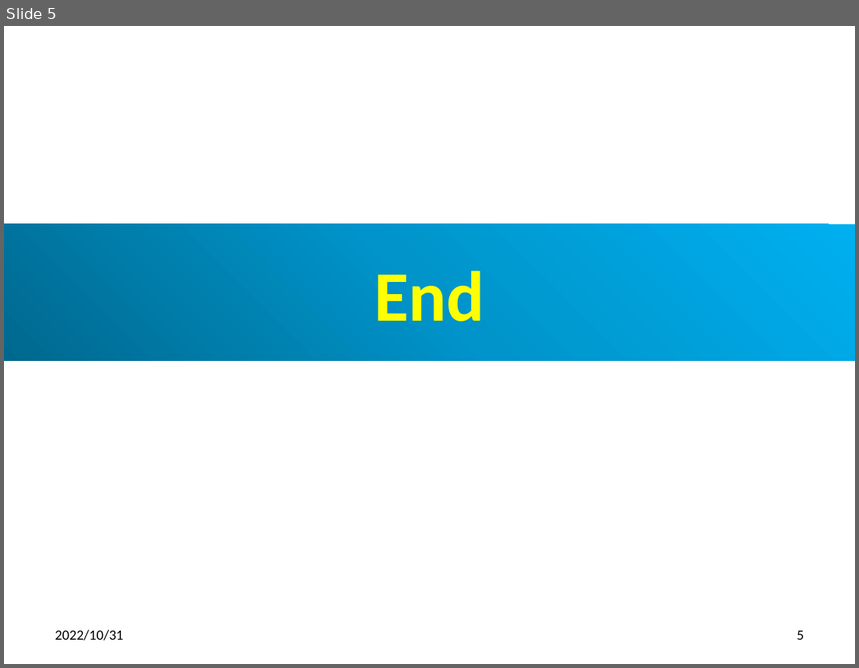
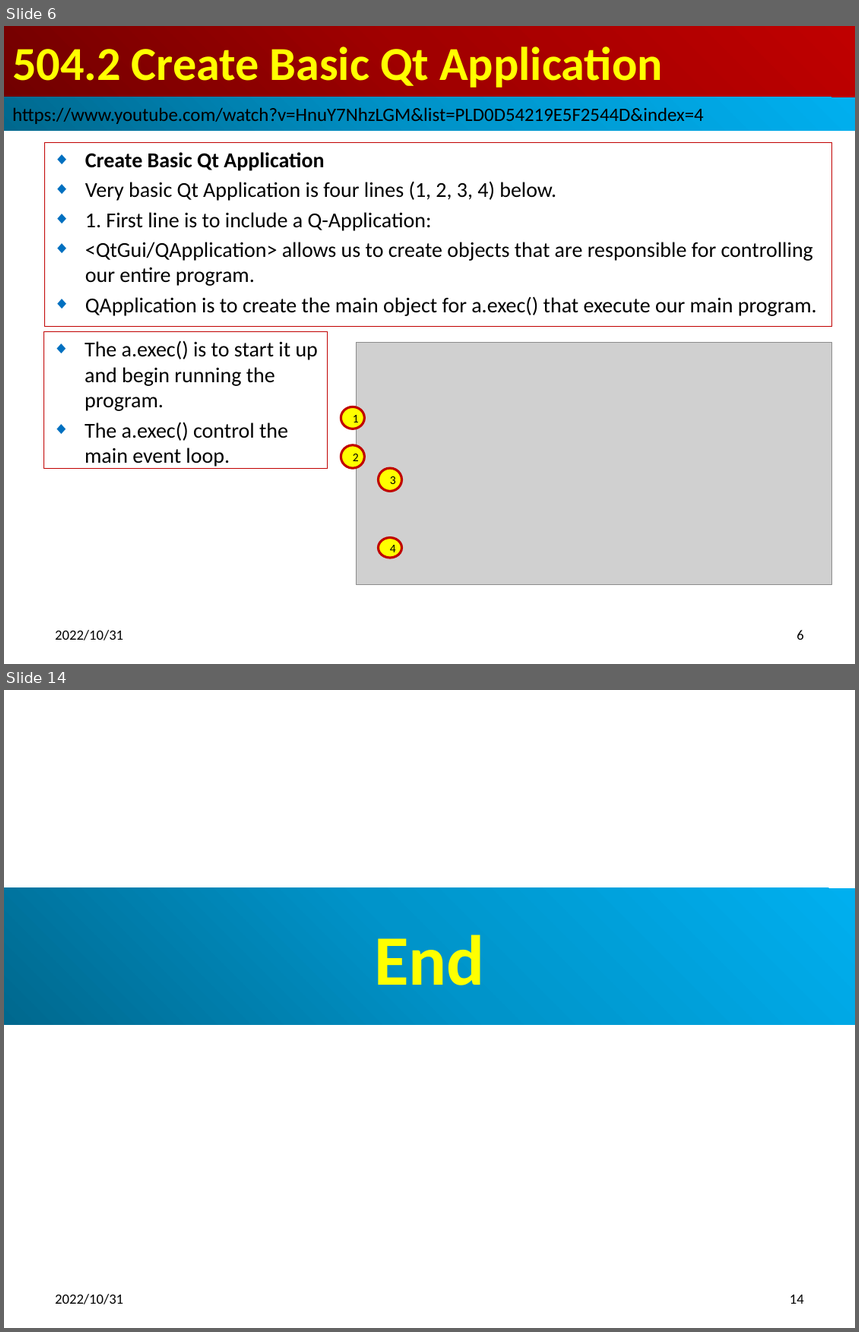
Before and after one commit to peterhchen/012_Qt, a slide deck: 504_Basic_QtApp.pptx. Shown one above the other, each under a label of ours: slide 5 before the commit, slides 6 and 14 after it; the slides between them are not shown. The pictures are 859x668 and 859x1332 pixels, drawn with LibreOffice and Linux fonts; fonts in the diff are those of the drawing; grey boxes stand for pictures. Boxes give left, top, right and bottom in pixels: in the first picture for what was removed or moved away, otherwise in the second. Text is boxed around its words. In the diff, an @@ line names an element or a change of style, - is before the commit and + after.

```diff
--- a/504_Basic_QtApp.pptx
+++ b/504_Basic_QtApp.pptx
@@ slide 6 added at <box>4,26,855,664</box>, background #FFFFFF @@
@@ title added at <box>4,26,855,97</box>, fill gradient #720000 to #A20000 to #C00000, 40 pt, text #FFFF00, bold @@
+504.2 Create Basic Qt Application
@@ rectangle added at <box>4,97,855,131</box>, fill gradient #00688E to #0094CA to #00B0F0, 16 pt, text #000000 @@
+https://www.youtube.com/watch?v=HnuY7NhzLGM&list=PLD0D54219E5F2544D&index=4
@@ subtitle added at <box>45,142,832,326</box>, outline #C00000 0.75 pt, 18 pt, text #000000 @@
+◆ Create Basic Qt Application
+◆ Very basic Qt Application is four lines (1, 2, 3, 4) below.
+◆ 1. First line is to include a Q-Application:
+◆ <QtGui/QApplication> allows us to create objects that are responsible for controlling our entire program.
+◆ QApplication is to create the main object for a.exec() that execute our main program.
@@ rectangle added at <box>44,332,326,468</box>, outline #C00000 0.75 pt, 18 pt, text #000000 @@
+◆ The a.exec() is to start it up and begin running the program.
+◆ The a.exec() control the main event loop.
@@ picture added at <box>357,343,832,585</box> @@
@@ ellipse added at <box>341,408,365,430</box>, fill #FFFF00, outline #C00000 2 pt, 10 pt, text #000000 @@
+1
@@ ellipse added at <box>341,446,365,468</box>, fill #FFFF00, outline #C00000 2 pt, 10 pt, text #000000 @@
+2
@@ ellipse added at <box>379,468,402,492</box>, fill #FFFF00, outline #C00000 2 pt, 10 pt, text #000000 @@
+3
@@ ellipse added at <box>379,537,402,558</box>, fill #FFFF00, outline #C00000 2 pt, 10 pt, text #000000 @@
+4
@@ text added at <box>55,630,123,641</box>, 12 pt, text #000000 @@
+2022/10/31
@@ page number added at <box>797,630,804,640</box>, 12 pt, text #000000 @@
+6
@@ what was slide 5 is now slide 14 @@
@@ page number at <box>790,1295,804,1304</box>: text changed @@
-5
+14
```
Also in this commit, not shown: 2 slides changed, 8 other slides added, 1 other file.
